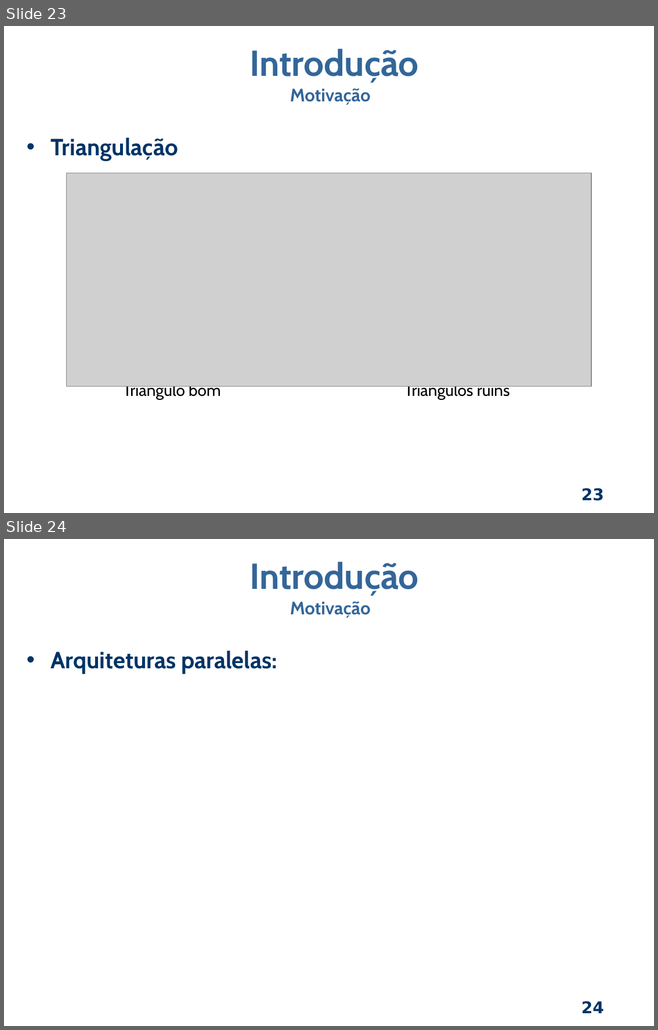
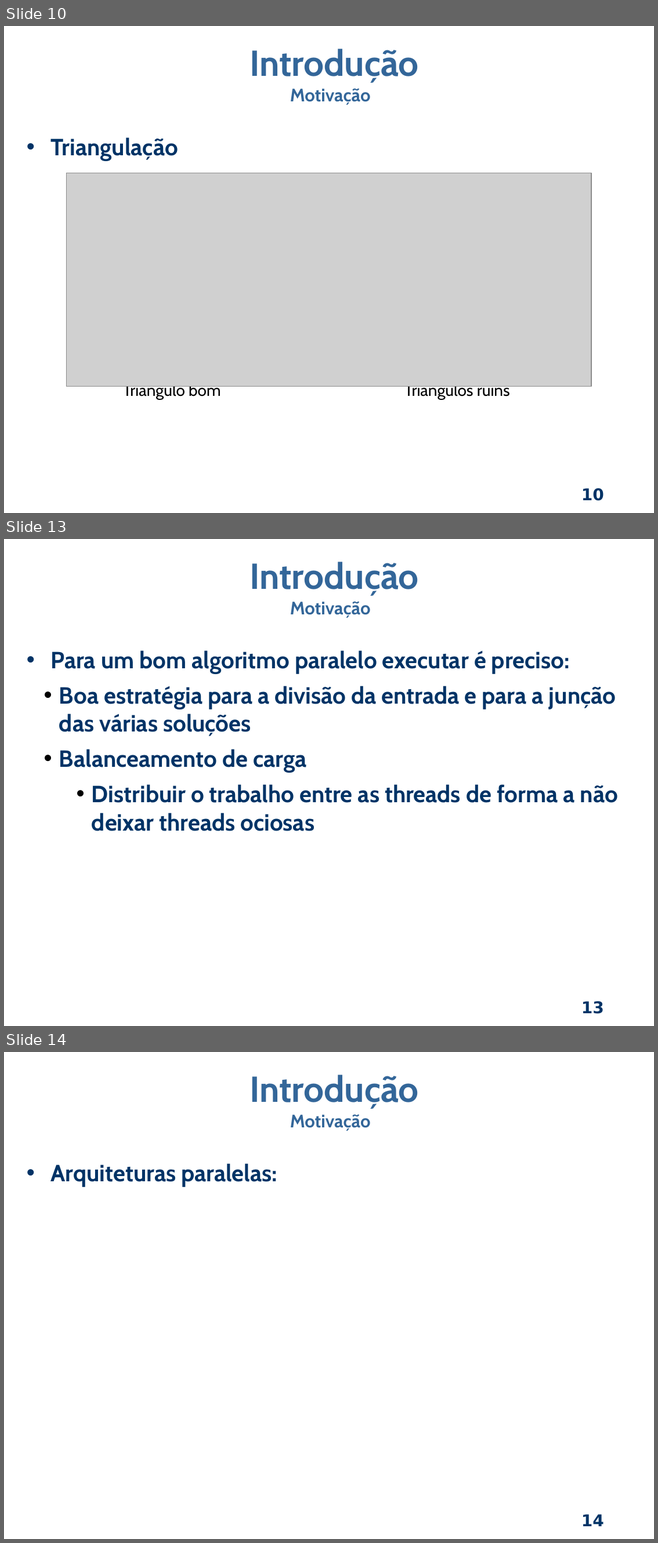
Before and after one commit to dant25/pre-proposta, a slide deck: apresentação/Apresentacao pre.odp. Shown one above the other, each under a label of ours: slides 23 and 24 before the commit, slides 10, 13 and 14 after it; the slides between them are not shown. The pictures are 658x1030 and 658x1543 pixels, drawn with LibreOffice and Linux fonts; fonts in the diff are those of the drawing; grey boxes stand for pictures; background and template pictures are left out. Boxes give left, top, right and bottom in pixels: in the first picture for what was removed or moved away, otherwise in the second. Text is boxed around its words. In the diff, an @@ line names an element or a change of style, - is before the commit and + after.

Commit message:
Separado as apresenta??es e feito os trabalhos relacionados.

```diff
--- a/apresentação/Apresentacao pre.odp
+++ b/apresentação/Apresentacao pre.odp
@@ slide 13 added at <box>4,539,654,1026</box>, background picture (left out); not listed: 1 template element that a slide beside it also shows @@
@@ text added at <box>249,562,418,618</box>, 40 pt, text #336699, bold @@
+Introdução
+Motivação
@@ text added at <box>51,650,618,831</box>, 26 pt, text #003366, bold @@
+• Para um bom algoritmo paralelo executar é preciso:
+  • Boa estratégia para a divisão da entrada e para a junção das várias soluções
+  • Balanceamento de carga
+    • Distribuir o trabalho entre as threads de forma a não deixar threads ociosas
@@ what was slide 23 is now slide 10 @@
@@ page number at <box>581,488,604,501</box>: text changed @@
-23
+10
@@ what was slide 24 is now slide 14 @@
@@ page number at <box>581,1514,604,1526</box>: text changed @@
-24
+14
```
Also in this commit, not shown: 6 slides changed, 22 other slides added, 40 slides removed, 12 other files.
